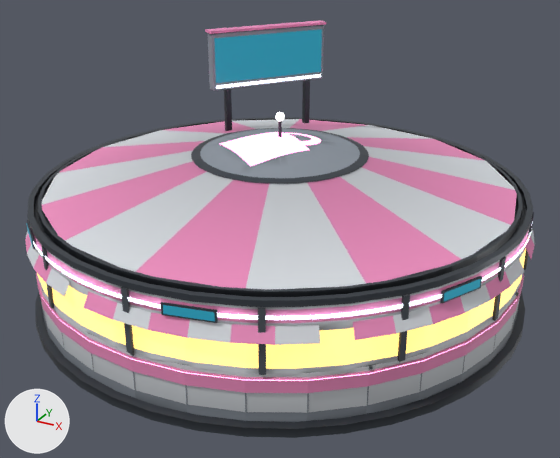
A saved change to the glTF model assets/models/retail_m.glb.
One viewpoint serves both versions: a 50 mm camera at (10.48, -19.05, 11.28) aimed at (0.31, -0.57, 2.04). Every picture has the same lights, and +X, +Y and +Z are marked at lower left. The older version comes first. Vertices at exactly the same position are counted once.

Before the edit, the objects in view are built like this:
```python
me_porchtop = bpy.data.meshes.new('PorchTop')
me_porchtop.from_pydata(...)  # 330 vertices, 410 faces; spans x -7.24..7.23, y -7.23..7.23, z 2.66..7.02
# faces by material slot: [84, 94, 48, 184]
me_porchtop.materials.append(mat_frame)
me_porchtop.materials.append(mat_screen)
me_porchtop.materials.append(mat_light)
me_porchtop.materials.append(mat_lightstrip)
me_upper_26 = bpy.data.meshes.new('Upper_26')
me_upper_26.from_pydata(...)  # 38 vertices, 46 faces; spans x 2.75..3.98, y -6.63..-5.96, z 1.38..3.1
# faces by material slot: [8, 32, 6]
me_upper_26.materials.append(mat_accent)
me_upper_26.materials.append(mat_hull)
me_upper_26.materials.append(mat_window)
me_upper_27 = bpy.data.meshes.new('Upper_27')
me_upper_27.from_pydata(...)  # 18 vertices, 20 faces; spans x 3.98..5.06, y -5.96..-5.06, z 1.38..3.1
# faces by material slot: [12, 4, 4]
me_upper_27.materials.append(mat_hull)
me_upper_27.materials.append(mat_window)
me_upper_27.materials.append(mat_accent)
ob_porchtop = bpy.data.objects.new('PorchTop', me_porchtop)
ob_porchtop.location = (0.0, 0.0, 0.0)
ob_upper_26 = bpy.data.objects.new('Upper_26', me_upper_26)
ob_upper_26.location = (0.0, 0.0, 0.0)
ob_upper_27 = bpy.data.objects.new('Upper_27', me_upper_27)
ob_upper_27.location = (0.0, 0.0, 0.0)
# also in view: 'Upper_31' at (7.1, -0.7, 2.24); 'Wall_25' at (2.06, -6.62, 0.71); 'Wall_27' at (4.48, -5.45, 0.71); 'Wall_30' at (6.66, -2.06, 0.71); 'Wall_21' at (-3.33, -6.17, 0.71)
```
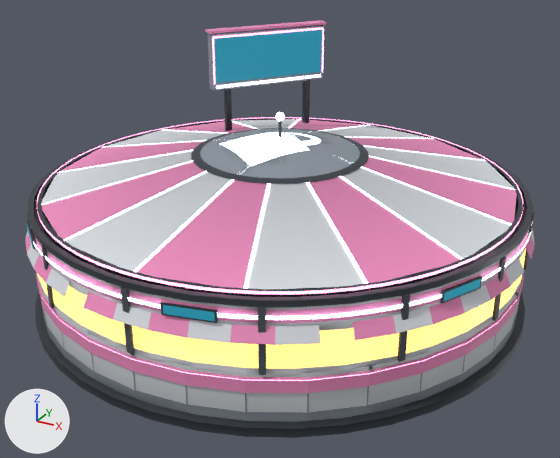
Changed parts and their boxes [x1, y1, x2, y2] in the pictures (560 x 458 px):
'PorchTop', reshaped
    before: [26, 29, 532, 323]
    after: [26, 27, 532, 323]
part 1 of me_porchtop, added
    after: [213, 27, 323, 39]
part 2 of me_porchtop, added
    after: [212, 38, 216, 84]
part 3 of me_porchtop, added
    after: [322, 28, 324, 72]
part 4 of me_porchtop, added
    after: [37, 117, 523, 295]

Patch to the scene script:
```diff
--- a/assets/models/retail_m.glb.py
+++ b/assets/models/retail_m.glb.py
@@ me_porchtop @@
 # used by ob_porchtop; location = (0.0, 0.0, 0.0)
-me_porchtop.from_pydata(...)  # 330 vertices, 410 faces; spans x -7.24..7.23, y -7.23..7.23, z 2.66..7.02
+me_porchtop.from_pydata(...)  # 570 vertices, 642 faces; spans x -7.24..7.23, y -7.23..7.23, z 2.66..7.09
+# me_porchtop part 1: the loose piece of 8 vertices spanning x -3.09..-0.9, y 1.4..4.52, z 5.62..7.02 is copied, and the copy is scaled about its middle by (1.03, 1.03, 0.05), then moved by (0.01, -0.01, 0.73), in mat_neon; it spans x -3.11..-0.87, y 1.35..4.55, z 7.02..7.09
+# me_porchtop part 2: the loose piece of 8 vertices spanning x -3.38..-1.19, y 1.6..4.72, z 5.62..7.02 is copied, and the copy is scaled about its middle by (0.0158, 0.0158, 1.04), then moved by (-0.82, -1.8, 0.0), in mat_neon; it spans x -3.13..-3.09, y 1.33..1.38, z 5.6..7.05
+# me_porchtop part 3: the loose piece of 8 vertices spanning x -3.09..-0.9, y 1.4..4.52, z 5.62..7.02 is copied, and the copy is scaled about its middle by (0.0158, 0.0158, 1.04), then moved by (1.13, 1.59, 0.0), in mat_neon; it spans x -0.89..-0.85, y 4.52..4.58, z 5.6..7.05
+# me_porchtop part 4: 192 vertices added at x -6.94..6.94, y -6.94..6.94, z 3.26..4.64
+# other edits to the shape of me_porchtop do not show in these pictures
 me_porchtop.materials.append(mat_frame)
@@ me_porchtop @@
 me_porchtop.materials.append(mat_lightstrip)
+me_porchtop.materials.append(mat_neon)
```
